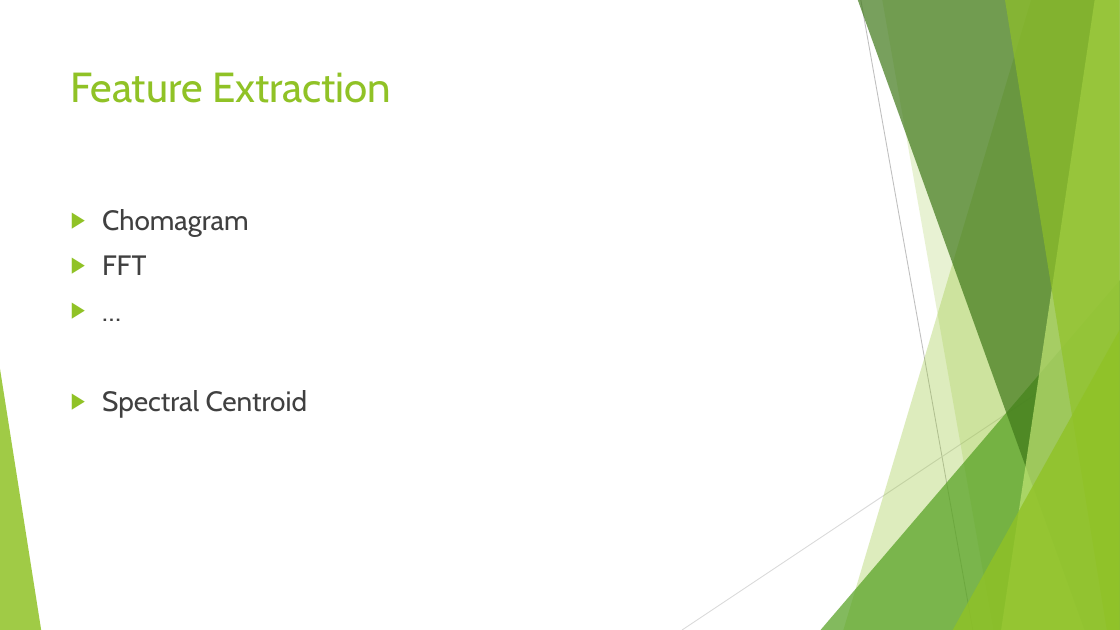
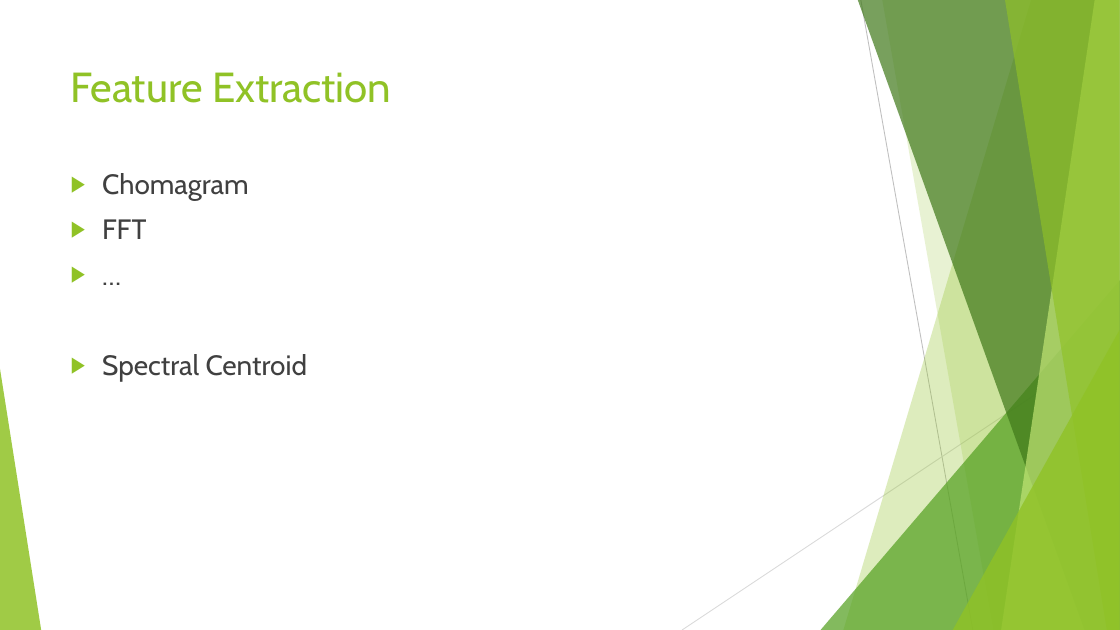
Before and after one commit to dottyjunkie/MIR-Project, a slide deck: slide 4 of MIR Fianl Presentation.pptx. Drawn at 1120x630 pixels with LibreOffice and Linux fonts; fonts in the diff are those of the drawing. Boxes give left, top, right and bottom in pixels: in the first picture for what was removed or moved away, otherwise in the second. Text is boxed around its words. In the diff, an @@ line names an element or a change of style, - is before the commit and + after.

```diff
--- a/MIR Fianl Presentation.pptx
+++ b/MIR Fianl Presentation.pptx
@@ text "Chomagram": place and size @@
-text "Chomagram" at [102,209,308,418]
+text "Chomagram" at [102,173,308,382]
```
Also in this commit, not shown: 2 slides added, 5 other files.
